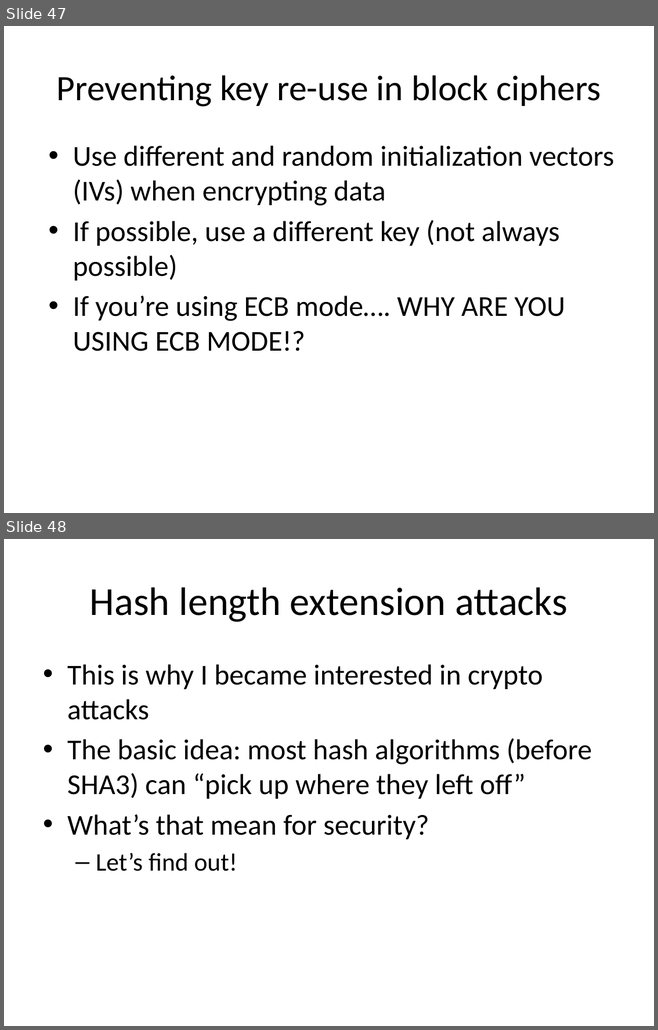
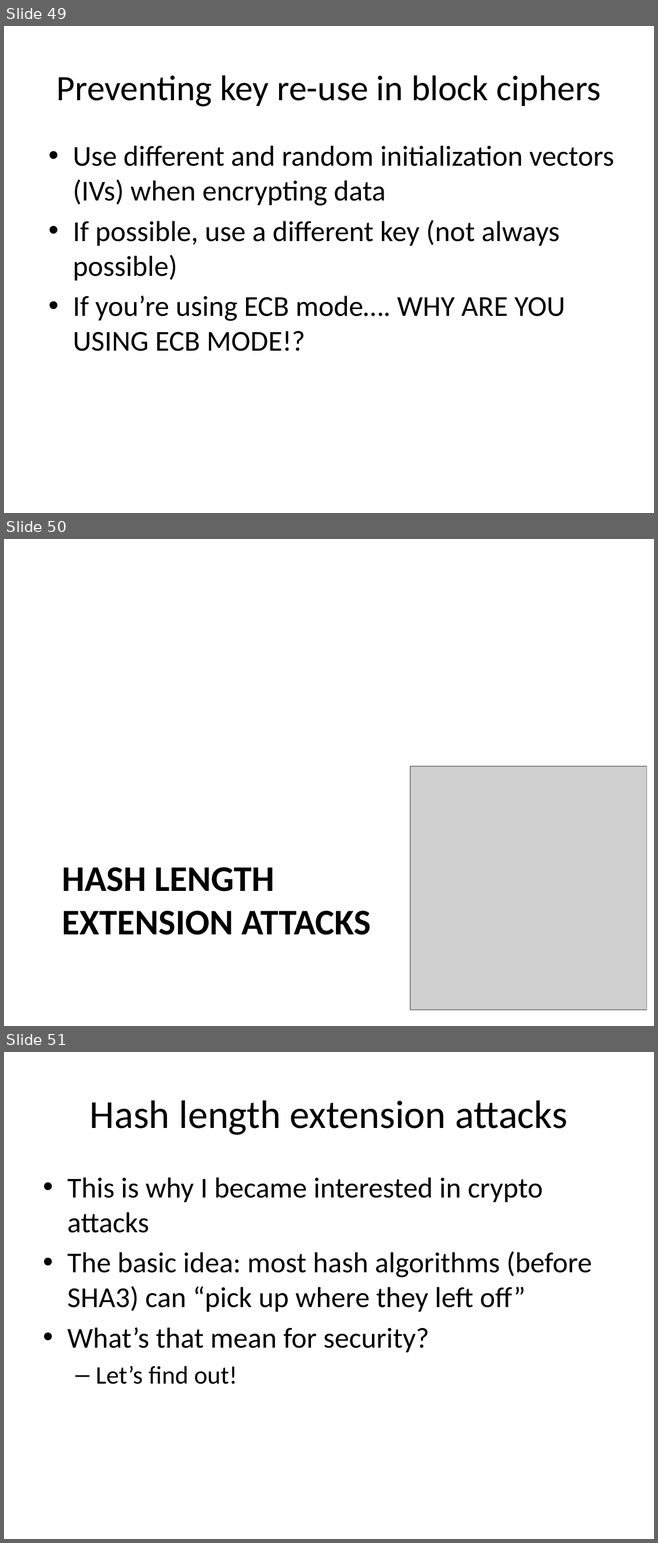
Before and after one commit to iagox86/2013-02-Shmoocon-talk, a slide deck: Shmoocon.pptx. Shown one above the other, each under a label of ours: slides 47 and 48 before the commit, slides 49, 50 and 51 after it. The pictures are 658x1030 and 658x1543 pixels, drawn with LibreOffice and Linux fonts; fonts in the diff are those of the drawing; grey boxes stand for pictures. Boxes give left, top, right and bottom in pixels: in the first picture for what was removed or moved away, otherwise in the second. Text is boxed around its words. In the diff, an @@ line names an element or a change of style, - is before the commit and + after.

```diff
--- a/Shmoocon.pptx
+++ b/Shmoocon.pptx
@@ slide 50 added at box(4, 539, 654, 1026), background #FFFFFF @@
@@ picture added at box(410, 766, 647, 1010) @@
@@ title added at box(62, 867, 371, 935), 40 pt, text #000000, bold @@
+HASH LENGTH EXTENSION ATTACKS
@@ what was slide 47 is now slide 49 @@
@@ what was slide 48 is now slide 51 @@
```
Also in this commit, not shown: 4 slides changed, 3 other slides added, 1 slide removed, 1 other file.
